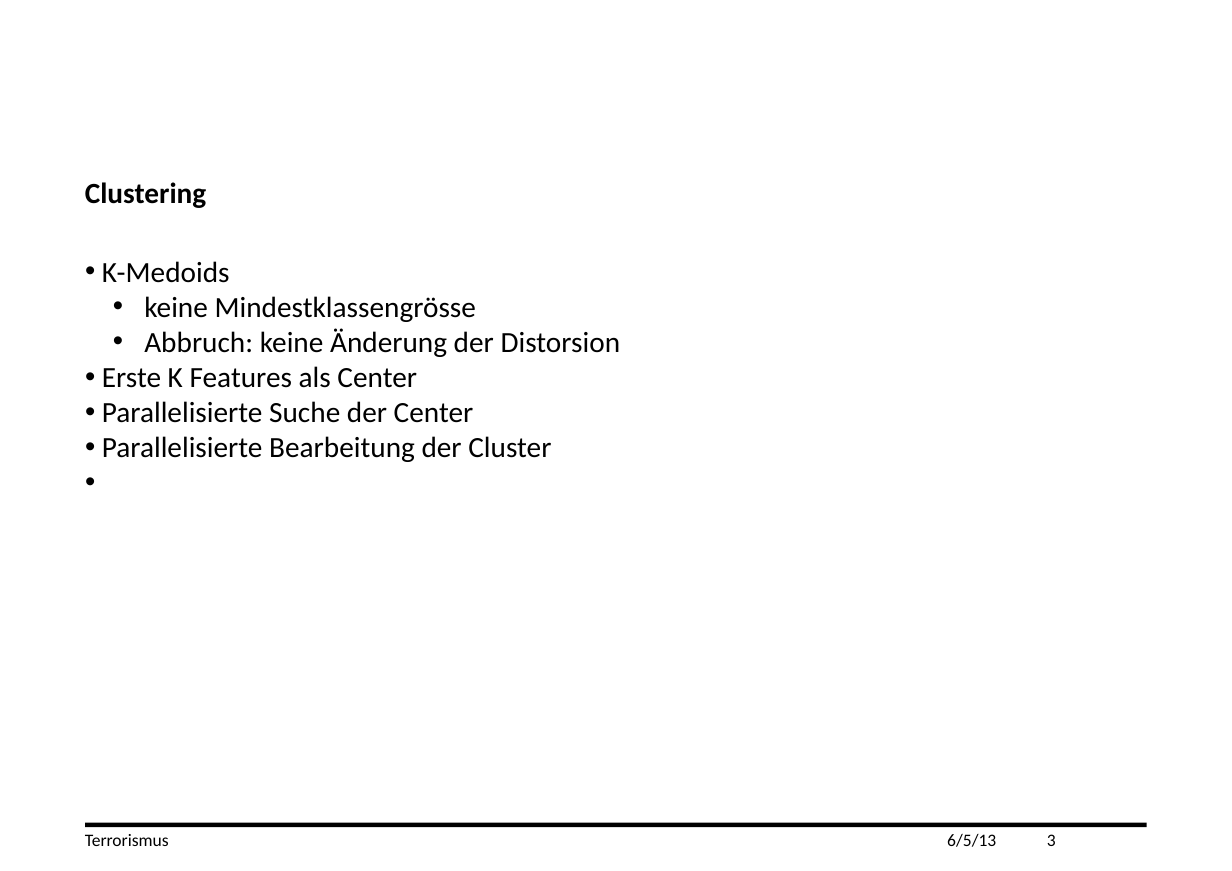
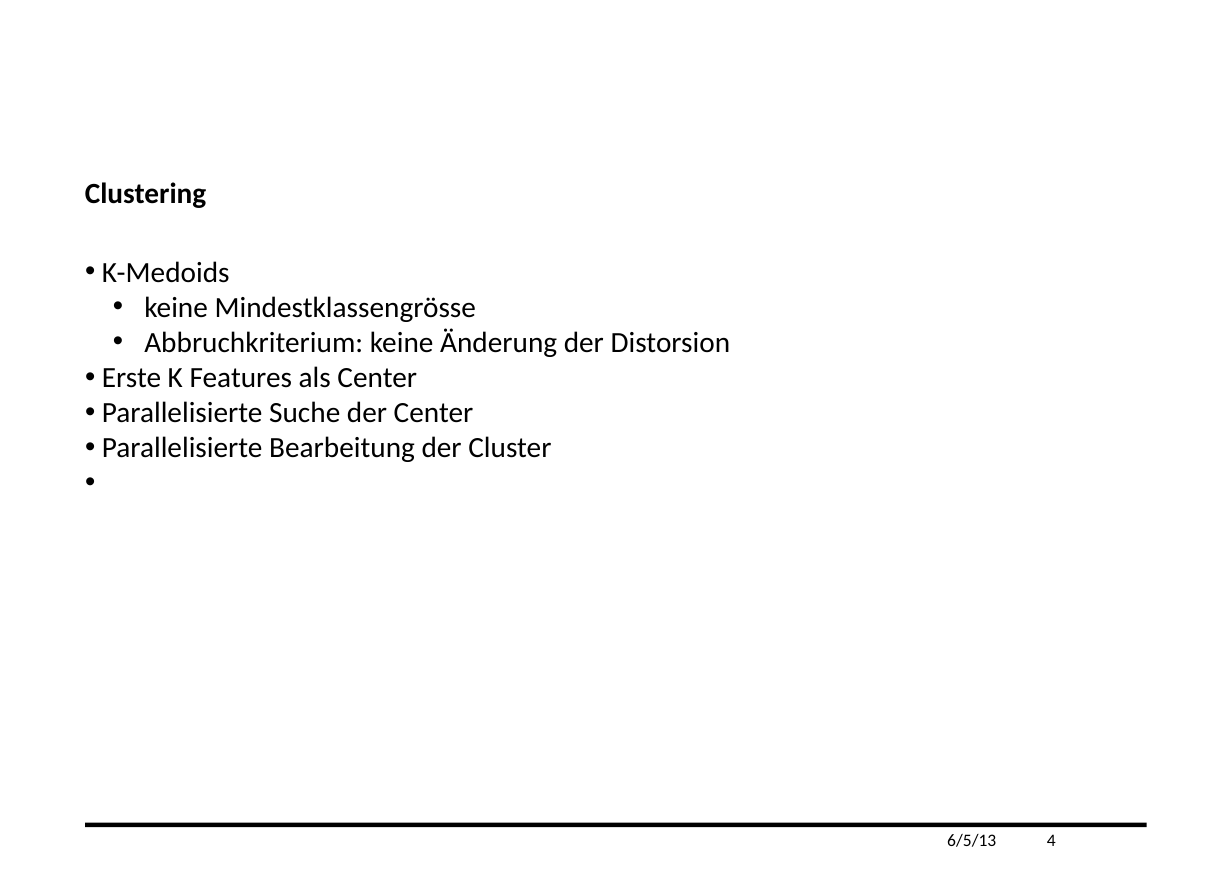
Before and after one commit to mat1/cbir, a slide deck: slide 4 of Contest.pptx (slide 3 before the commit). Drawn at 1232x871 pixels with LibreOffice and Linux fonts; fonts in the diff are those of the drawing; background and template pictures are left out. Boxes give left, top, right and bottom in pixels: in the first picture for what was removed or moved away, otherwise in the second. Text is boxed around its words. In the diff, an @@ line names an element or a change of style, - is before the commit and + after.

```diff
--- a/Contest.pptx
+++ b/Contest.pptx
@@ text at (144,328,731,357): text changed @@
-  • Abbruch: keine Änderung der Distorsion
+  • Abbruchkriterium: keine Änderung der Distorsion
@@ text removed at (85,834,169,846) @@
-Terrorismus
@@ page number at (1047,834,1056,846): text changed @@
-3
+4
```
Also in this commit, not shown: 10 other slides changed, 1 slide added.
